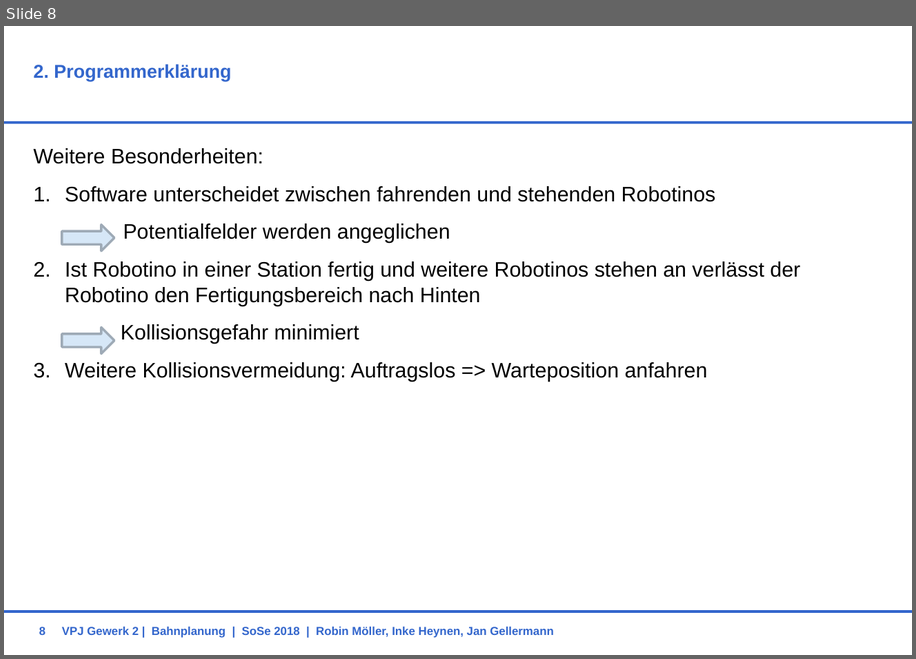
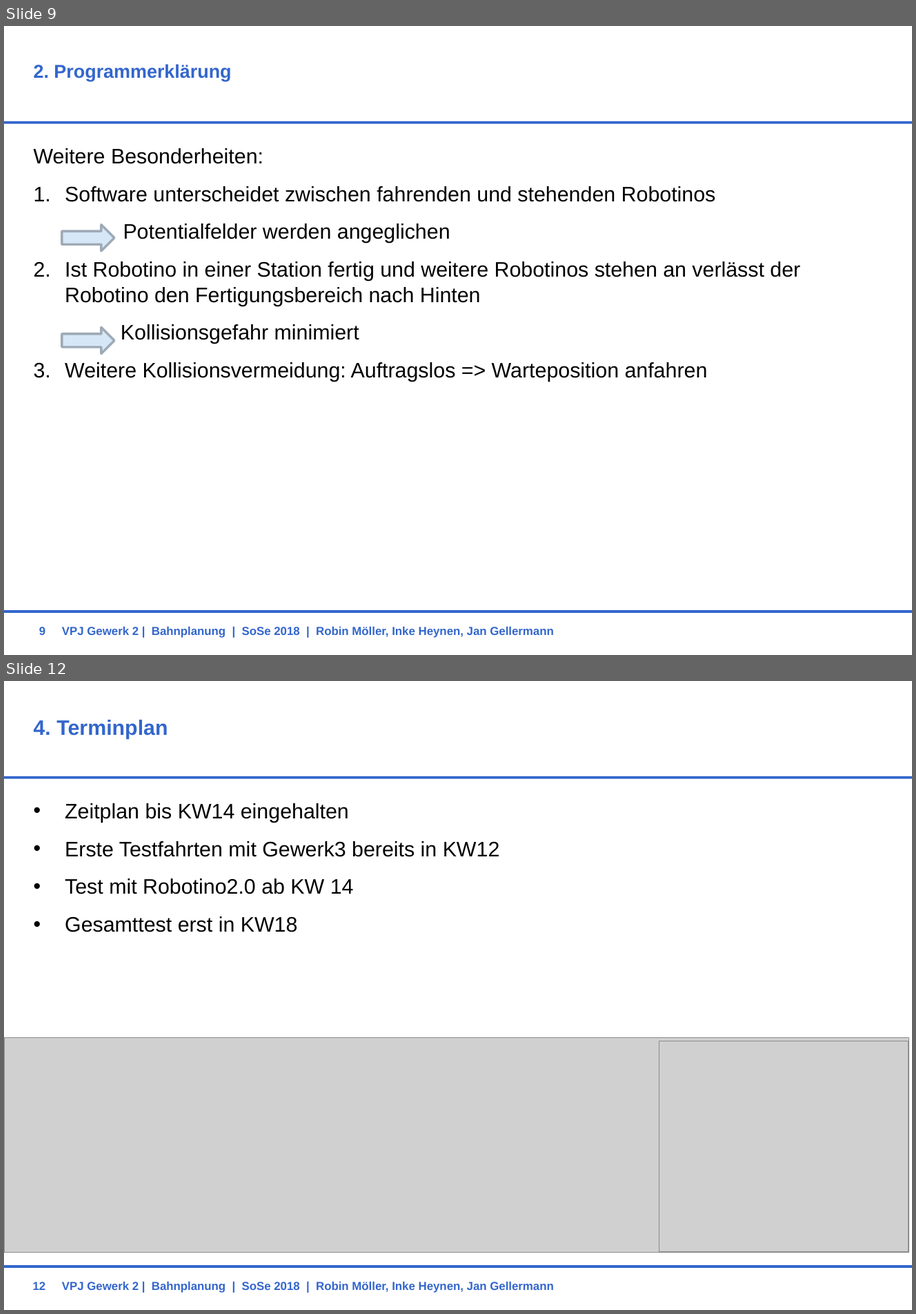
Before and after one commit to RobinMoeller/VPJ-Gewerk-2, a slide deck: Präsentationen/Endpräsi.pptx. Shown one above the other, each under a label of ours: slide 8 before the commit, slides 9 and 12 after it; the slides between them are not shown. The pictures are 916x659 and 916x1314 pixels, drawn with LibreOffice and Linux fonts; fonts in the diff are those of the drawing; grey boxes stand for pictures; background and template pictures are left out. Boxes give left, top, right and bottom in pixels: in the first picture for what was removed or moved away, otherwise in the second. Text is boxed around its words. In the diff, an @@ line names an element or a change of style, - is before the commit and + after.

```diff
--- a/Präsentationen/Endpräsi.pptx
+++ b/Präsentationen/Endpräsi.pptx
@@ slide 12 added at <box>4,681,912,1310</box>, background #FFFFFF; not listed: 2 template elements that a slide beside it also shows @@
@@ title added at <box>34,720,168,739</box>, 18 pt, text #3366CC, bold @@
+4. Terminplan
@@ text added at <box>65,803,500,932</box>, 18 pt, text #000000 @@
+• Zeitplan bis KW14 eingehalten
+• Erste Testfahrten mit Gewerk3 bereits in KW12
+• Test mit Robotino2.0 ab KW 14
+• Gesamttest erst in KW18
@@ picture added at <box>4,1037,909,1252</box> @@
@@ picture added at <box>660,1040,909,1251</box> @@
@@ text added at <box>62,1281,554,1292</box>, 10 pt, text #3366CC, bold @@
+VPJ Gewerk 2 | Bahnplanung | SoSe 2018 | Robin Möller, Inke Heynen, Jan Gellermann
@@ page number added at <box>33,1281,46,1290</box>, 10 pt, text #3366CC, bold @@
+12
@@ what was slide 8 is now slide 9 @@
```
Also in this commit, not shown: 4 slides changed.
